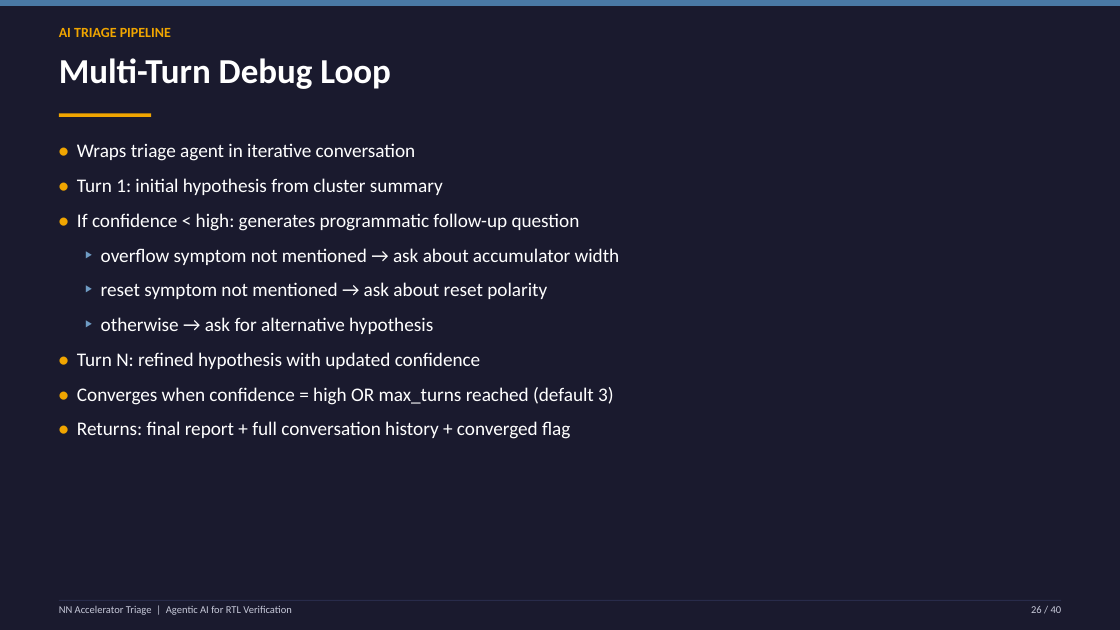
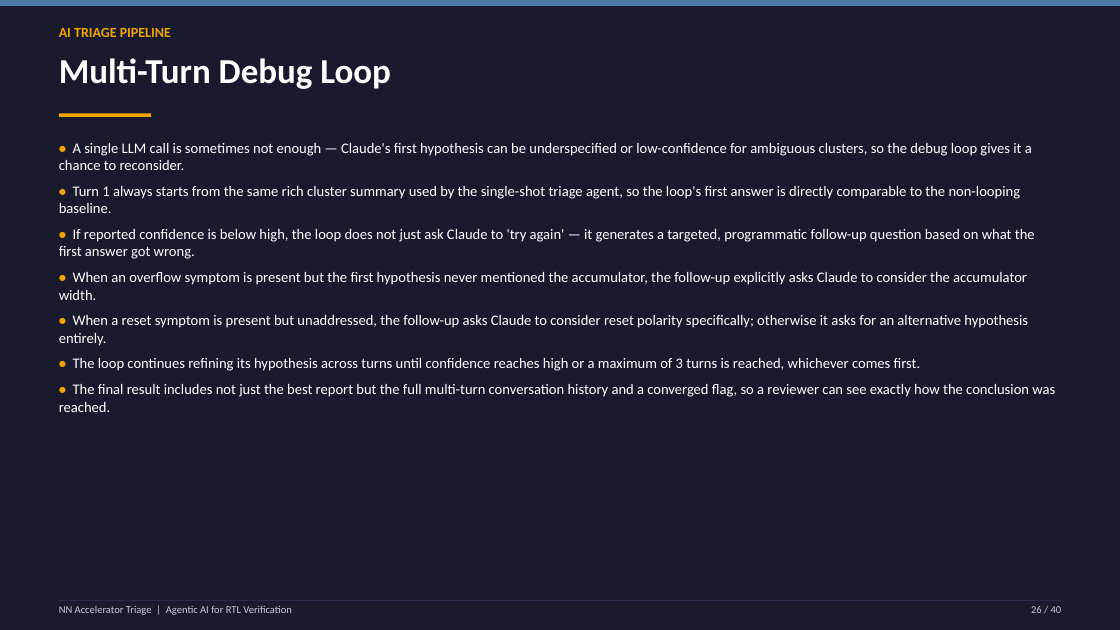
Before and after one commit to Sumedh350/nn-accel-triage, a slide deck: slide 26 of reports/nn_accel_triage_presentation.pptx. Drawn at 1120x630 pixels with LibreOffice and Linux fonts; fonts in the diff are those of the drawing. Boxes give left, top, right and bottom in pixels: in the first picture for what was removed or moved away, otherwise in the second. Text is boxed around its words. In the diff, an @@ line names an element or a change of style, - is before the commit and + after.

```diff
--- a/reports/nn_accel_triage_presentation.pptx
+++ b/reports/nn_accel_triage_presentation.pptx
@@ text at box(59, 143, 1055, 412): text changed; size 16.5 to 12.5 pt @@
-• Wraps triage agent in iterative conversation
-• Turn 1: initial hypothesis from cluster summary
-• If confidence < high: generates programmatic follow-up question
-‣ overflow symptom not mentioned → ask about accumulator width
-‣ reset symptom not mentioned → ask about reset polarity
-‣ otherwise → ask for alternative hypothesis
-• Turn N: refined hypothesis with updated confidence
-• Converges when confidence = high OR max_turns reached (default 3)
-• Returns: final report + full conversation history + converged flag
+• A single LLM call is sometimes not enough — Claude's first hypothesis can be underspecified or low-confidence for ambiguous clusters, so the debug loop gives it a chance to reconsider.
+• Turn 1 always starts from the same rich cluster summary used by the single-shot triage agent, so the loop's first answer is directly comparable to the non-looping baseline.
+• If reported confidence is below high, the loop does not just ask Claude to 'try again' — it generates a targeted, programmatic follow-up question based on what the first answer got wrong.
+• When an overflow symptom is present but the first hypothesis never mentioned the accumulator, the follow-up explicitly asks Claude to consider the accumulator width.
+• When a reset symptom is present but unaddressed, the follow-up asks Claude to consider reset polarity specifically; otherwise it asks for an alternative hypothesis entirely.
+• The loop continues refining its hypothesis across turns until confidence reaches high or a maximum of 3 turns is reached, whichever comes first.
+• The final result includes not just the best report but the full multi-turn conversation history and a converged flag, so a reviewer can see exactly how the conclusion was reached.
```
Also in this commit, not shown: 36 other slides changed.
